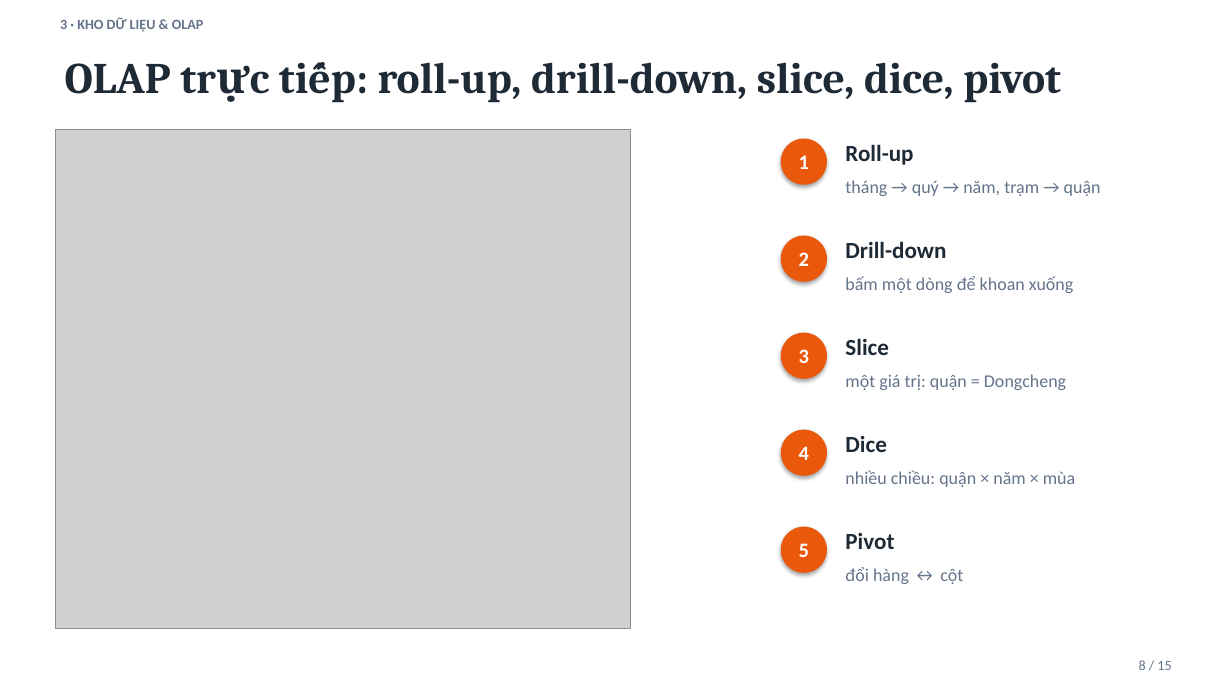
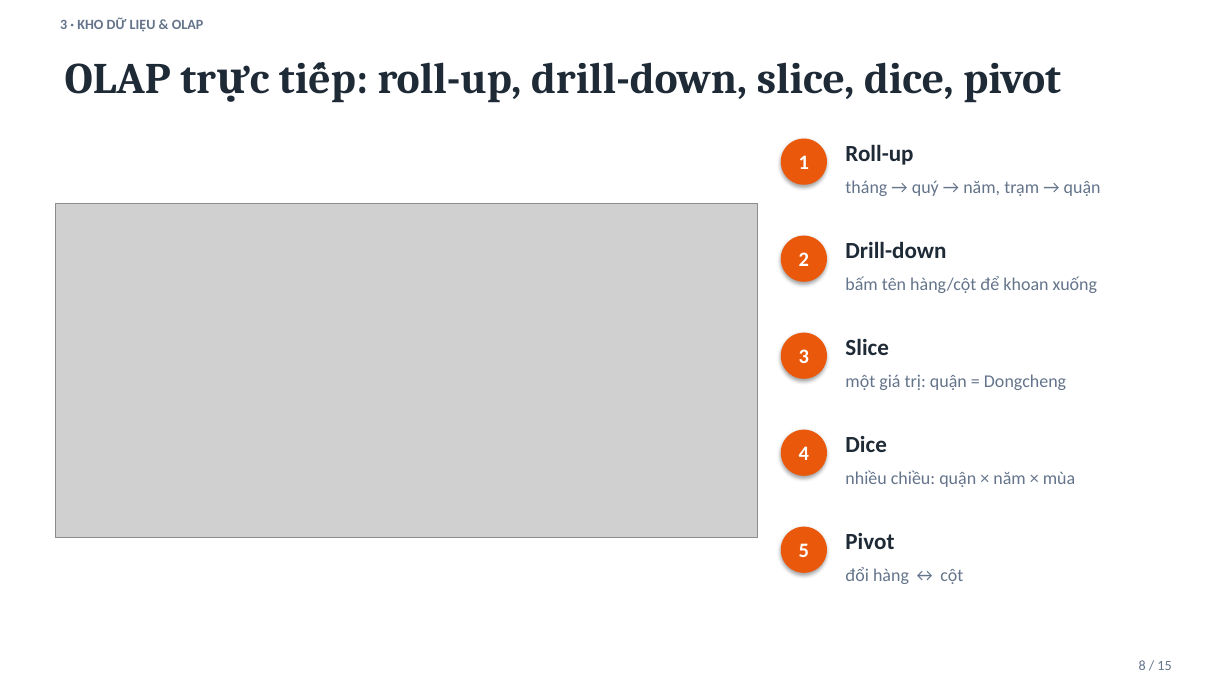
Before and after one commit to thanhnd2k5/air-quality-analytics-platform, a slide deck: slide 8 of bao_cao/Slide_BTL_INT1422.pptx. Drawn at 1232x693 pixels with LibreOffice and Linux fonts; fonts in the diff are those of the drawing; grey boxes stand for pictures. Boxes give left, top, right and bottom in pixels: in the first picture for what was removed or moved away, otherwise in the second. Text is boxed around its words. In the diff, an @@ line names an element or a change of style, - is before the commit and + after.

```diff
--- a/bao_cao/Slide_BTL_INT1422.pptx
+++ b/bao_cao/Slide_BTL_INT1422.pptx
@@ picture: place and size @@
-picture at (55,129,630,628)
+picture at (55,203,758,538)
@@ text at (845,276,1097,293): text changed @@
-bấm một dòng để khoan xuống
+bấm tên hàng/cột để khoan xuống
```
Also in this commit, not shown: 2 other slides changed, 16 other files.
